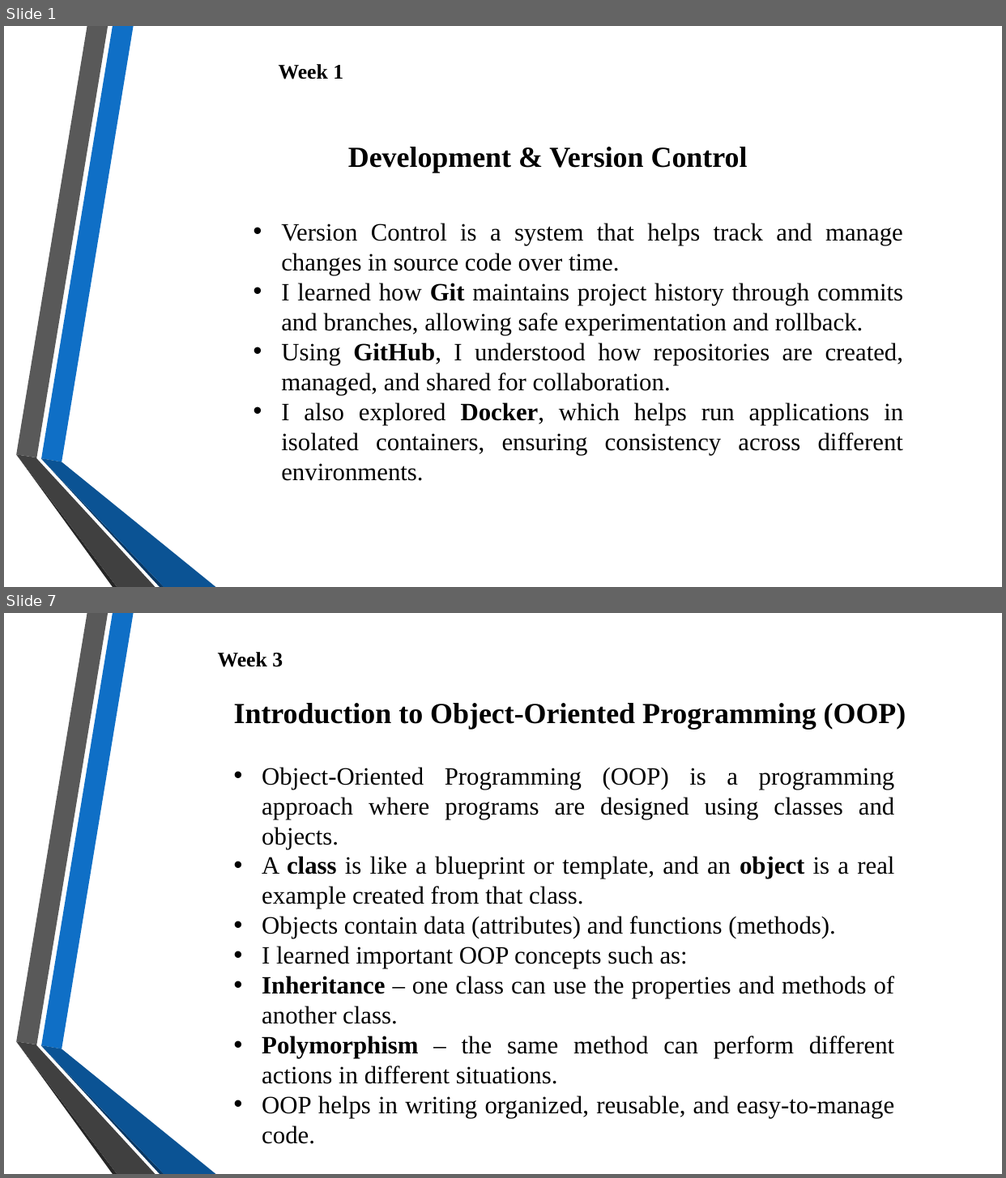
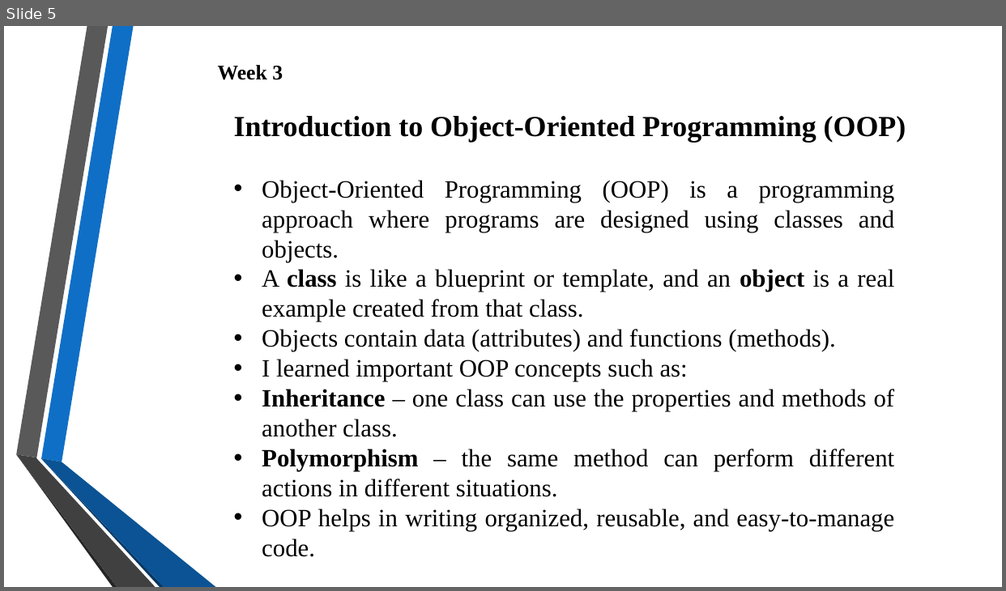
Before and after one commit to VaishnaviJadhav350/intern, a slide deck: Presentation 1 to 8.pptx. Shown one above the other, each under a label of ours: slides 1 and 7 before the commit, slide 5 after it; the slides between them are not shown. The pictures are 1006x1178 and 1006x591 pixels, drawn with LibreOffice and Linux fonts; fonts in the diff are those of the drawing; background and template pictures are left out. Boxes give left, top, right and bottom in pixels: in the first picture for what was removed or moved away, otherwise in the second. Text is boxed around its words. In the diff, an @@ line names an element or a change of style, - is before the commit and + after.

```diff
--- a/Presentation 1 to 8.pptx
+++ b/Presentation 1 to 8.pptx
@@ slide 1 removed at [4, 26, 1002, 587], background picture (left out); not listed: 6 template elements that a slide beside it also shows @@
@@ text removed at [279, 64, 343, 79] @@
-Week 1
@@ text removed at [348, 147, 748, 173] @@
-Development & Version Control
@@ text removed at [281, 223, 904, 481] @@
-• Version Control is a system that helps track and manage changes in source code over time.
-• I learned how Git maintains project history through commits and branches, allowing safe experimentation and rollback.
-• Using GitHub, I understood how repositories are created, managed, and shared for collaboration.
-• I also explored Docker, which helps run applications in isolated containers, ensuring consistency across different environments.
@@ what was slide 7 is now slide 5 @@
```
Also in this commit, not shown: 2 slides changed, 13 slides added, 5 other slides removed, 6 other files.
